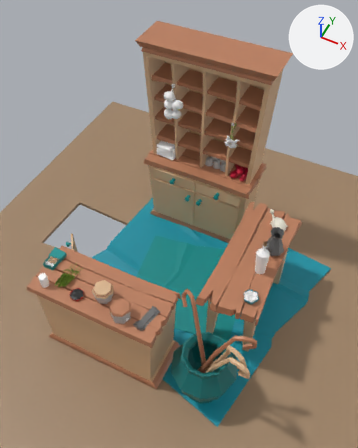
The FBX model Assets/Models/FurnitureObjects.fbx as it was, and as the next commit left it.
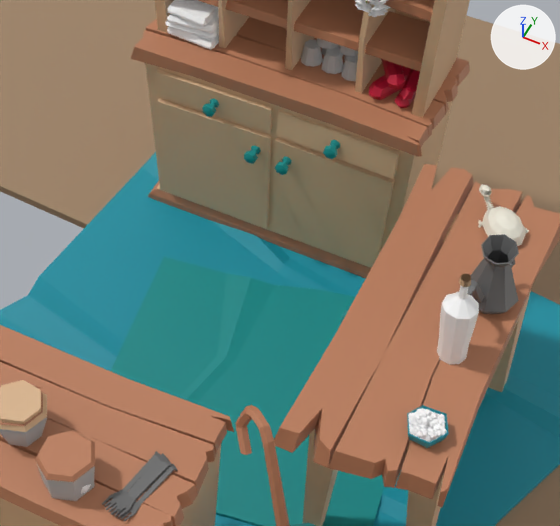
Each version is shown whole from a 50 mm camera at (1.45, -3.19, 4.95) aimed at (-0.09, -0.11, 1.1), then close up on the part from 27% to 84% of the width and 32% to 74% of the height. Lighting does not change. The marker at upper right points along +X, +Y and +Z. Where no turn or scale is listed for an object, it has been applied to the vertices.

In view in the first close-up: 'Cabinet01', 'Cabinet02', 'CaneSolo', 'Carpet01', 'Carpet02', 'HoneyJar', 'JarLid', 'Oil', 'RedWine', 'Table', 'Turtle', 'floor'.
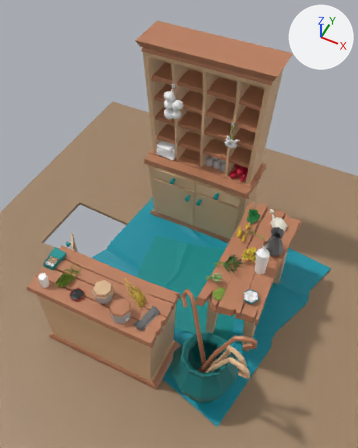
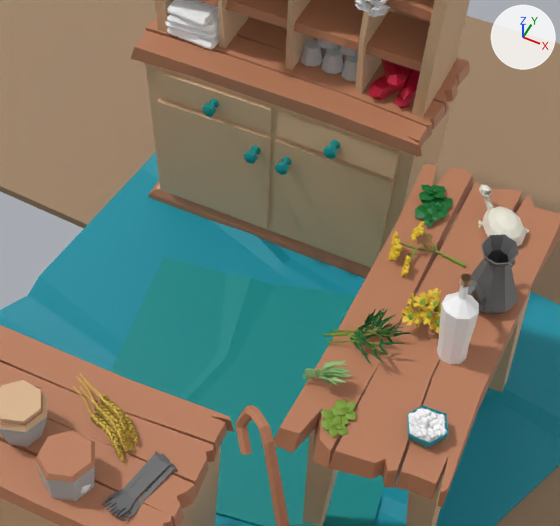
Where the newer file only moved an object's origin or applied its transform, the numbers keep the older frame.

Pixel boxes (x1, y1, x2, y2) of what changed, in the close-ups (560 x 526 px):
'Apiganos', added (yellow): after (402, 288, 442, 333)
'Artemisian', added (yellow): after (388, 221, 465, 277)
'Sage', added (green): after (303, 360, 352, 385)
'Hay3', added (yellow): after (77, 376, 129, 451)
'Hay1', added (yellow): after (73, 386, 125, 461)
'Basil', added (green): after (415, 197, 452, 220)
'Eucaluptus3', added (green): after (323, 311, 402, 363)
'Hay4', added: after (80, 373, 131, 438)
'Eucaluptus1', added: after (333, 309, 411, 343)
'Mint2', added: after (320, 416, 349, 437)
'Basil1', added: after (419, 185, 446, 200)
'Eucaluptus2', added: after (327, 321, 404, 363)
'Mint1', added: after (335, 399, 356, 420)
'Mint', added: after (320, 405, 349, 433)
'Basil2', added: after (421, 206, 440, 227)
'Hay2', added: after (84, 380, 139, 445)
'Eucaluptus4', added: after (330, 308, 403, 342)
'Hay', added: after (80, 386, 134, 451)

Edits to the bpy script that builds the scene:
```text
Add ob_artemisian:
    ob_artemisian = bpy.data.objects.new('Artemisian', me_mesh_096)  # 1315 vertices, 1536 faces; spans x -0.147..0.147, y -0.127..0.127, z -0.066..0.066; in mat_m_yellow (yellow #e9c632), mat_m_greens (green #7c9c33)
    ob_artemisian.location = (0.6, 0.22, 0.962)
Add ob_basil:
    ob_basil = bpy.data.objects.new('Basil', me_mesh_086)  # 168 vertices, 216 faces; spans x -0.066..0.063, y -0.08..0.082, z -0.013..0.013; in mat_m_basilgreen (dark green #006d2b)
    ob_basil.location = (0.533, 0.481, 0.928)
Add ob_hay2:
    ob_hay2 = bpy.data.objects.new('Hay2', me_mesh_093)  # 914 vertices, 1108 faces; spans x -0.157..0.152, y -0.091..0.074, z -0.019..0.025; in mat_m_hay (yellow #debd52)
    ob_hay2.location = (-0.117, -0.956, 0.965)
Add ob_eucaluptus3:
    ob_eucaluptus3 = bpy.data.objects.new('Eucaluptus3', me_mesh_081)  # 277 vertices, 253 faces; spans x -0.152..0.113, y -0.076..0.137, z -0.029..0.098; in mat_m_green (dark green #086027), mat_m_greens (green #7c9c33)
    ob_eucaluptus3.location = (0.548, -0.27, 0.944)
Add ob_hay:
    ob_hay = bpy.data.objects.new('Hay', me_mesh_091)  # 914 vertices, 1108 faces; spans x -0.155..0.153, y -0.088..0.077, z -0.019..0.025; in mat_m_hay (yellow #debd52)
    ob_hay.location = (-0.119, -0.989, 0.962)
Add ob_mint1:
    ob_mint1 = bpy.data.objects.new('Mint1', me_mesh_089)  # 744 vertices, 720 faces; spans x -0.0458..0.0465, y -0.0384..0.0371, z -0.007..0.0059; in mat_m_greens (green #7c9c33)
    ob_mint1.location = (0.599, -0.562, 0.925)
Add ob_hay3:
    ob_hay3 = bpy.data.objects.new('Hay3', me_mesh_094)  # 914 vertices, 1108 faces; spans x -0.16..0.164, y -0.101..0.105, z -0.019..0.025; in mat_m_hay (yellow #debd52)
    ob_hay3.location = (-0.135, -0.996, 0.984)
Add ob_eucaluptus1:
    ob_eucaluptus1 = bpy.data.objects.new('Eucaluptus1', me_mesh_079)  # 277 vertices, 253 faces; spans x -0.14..0.134, y -0.041..0.104, z -0.103..0.094; in mat_m_green (dark green #086027), mat_m_greens (green #7c9c33)
    ob_eucaluptus1.location = (0.555, -0.219, 0.964)
Add ob_eucaluptus2:
    ob_eucaluptus2 = bpy.data.objects.new('Eucaluptus2', me_mesh_080)  # 277 vertices, 253 faces; spans x -0.135..0.136, y -0.099..0.093, z -0.075..0.069; in mat_m_green (dark green #086027), mat_m_greens (green #7c9c33)
    ob_eucaluptus2.location = (0.555, -0.26, 0.961)
Add ob_hay4:
    ob_hay4 = bpy.data.objects.new('Hay4', me_mesh_095)  # 914 vertices, 1108 faces; spans x -0.149..0.146, y -0.089..0.079, z -0.018..0.023; in mat_m_hay (yellow #debd52)
    ob_hay4.location = (-0.143, -0.955, 0.984)
Add ob_mint:
    ob_mint = bpy.data.objects.new('Mint', me_mesh_088)  # 744 vertices, 720 faces; spans x -0.0567..0.0567, y -0.0697..0.0697, z -0.0084..0.0084; in mat_m_greens (green #7c9c33)
    ob_mint.location = (0.577, -0.607, 0.919)
Add ob_mint2:
    ob_mint2 = bpy.data.objects.new('Mint2', me_mesh_087)  # 744 vertices, 720 faces; spans x -0.0532..0.0507, y -0.0424..0.0423, z -0.0155..0.0095; in mat_m_greens (green #7c9c33)
    ob_mint2.location = (0.595, -0.647, 0.925)
Add ob_basil1:
    ob_basil1 = bpy.data.objects.new('Basil1', me_mesh_085)  # 168 vertices, 216 faces; spans x -0.0571..0.0555, y -0.0716..0.0678, z -0.0263..0.0159; in mat_m_basilgreen (dark green #006d2b)
    ob_basil1.location = (0.501, 0.547, 0.938)
Add ob_hay1:
    ob_hay1 = bpy.data.objects.new('Hay1', me_mesh_094.copy())
    ob_hay1.location = (-0.135, -1.025, 0.962)
Add ob_apiganos:
    ob_apiganos = bpy.data.objects.new('Apiganos', me_mesh_083)  # 1426 vertices, 1503 faces; spans x -0.113..0.1, y -0.111..0.112, z -0.067..0.1; in mat_m_greens (green #7c9c33), mat_m_yellow (yellow #e9c632)
    ob_apiganos.location = (0.731, -0.053, 0.954)
Add ob_basil2:
    ob_basil2 = bpy.data.objects.new('Basil2', me_mesh_084)  # 168 vertices, 216 faces; spans x -0.0379..0.0385, y -0.0462..0.0489, z -0.0183..0.0085; in mat_m_basilgreen (dark green #006d2b)
    ob_basil2.location = (0.541, 0.418, 0.938)
Add ob_eucaluptus4:
    ob_eucaluptus4 = bpy.data.objects.new('Eucaluptus4', me_mesh_082)  # 277 vertices, 253 faces; spans x -0.137..0.116, y -0.068..0.113, z -0.065..0.075; in mat_m_green (dark green #086027), mat_m_greens (green #7c9c33)
    ob_eucaluptus4.location = (0.546, -0.247, 0.962)
Add ob_sage:
    ob_sage = bpy.data.objects.new('Sage', me_mesh_090)  # 520 vertices, 488 faces; spans x -0.085..0.085, y -0.061..0.061, z -0.045..0.045; in mat_m_wood (beige #dbb68f), mat_m_green3 (green #93bc76)
    ob_sage.location = (0.493, -0.474, 0.967)
```
